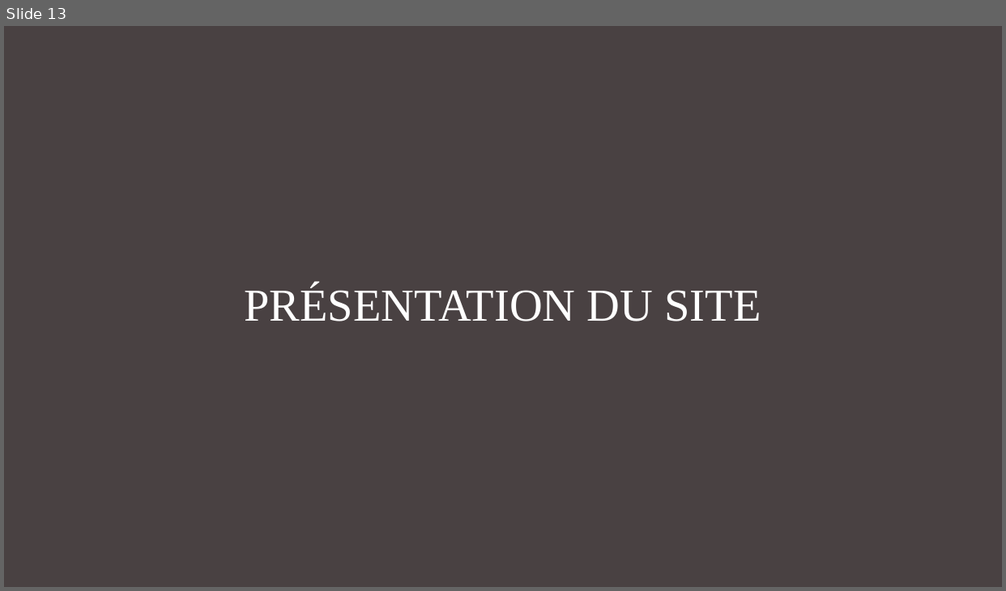
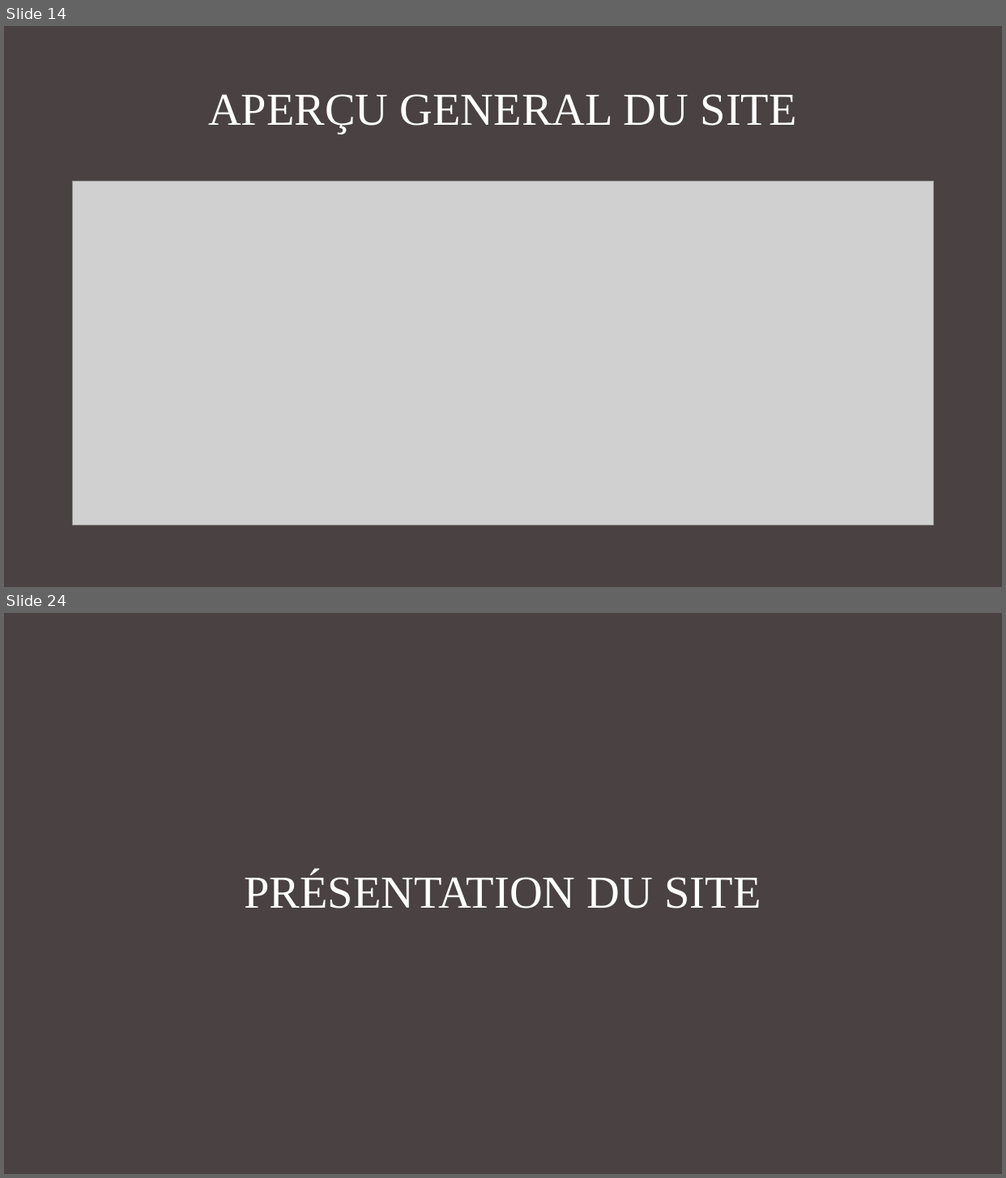
Before and after one commit to GuillaumeDupuy/G3A, a slide deck: Rapport de projet web b2.pptx. Shown one above the other, each under a label of ours: slide 13 before the commit, slides 14 and 24 after it; the slides between them are not shown. The pictures are 1006x591 and 1006x1178 pixels, drawn with LibreOffice and Linux fonts; fonts in the diff are those of the drawing; grey boxes stand for pictures. Boxes give left, top, right and bottom in pixels: in the first picture for what was removed or moved away, otherwise in the second. Text is boxed around its words. In the diff, an @@ line names an element or a change of style, - is before the commit and + after.

```diff
--- a/Rapport de projet web b2.pptx
+++ b/Rapport de projet web b2.pptx
@@ slide 14 added at (x1=4, y1=26, x2=1002, y2=587), background #494142 @@
@@ title added at (x1=208, y1=94, x2=797, y2=134), 44 pt, text #FFFFFF @@
+APERÇU GENERAL DU SITE
@@ picture added at (x1=73, y1=182, x2=934, y2=526) @@
@@ what was slide 13 is now slide 24 @@
```
Also in this commit, not shown: 1 slide changed, 11 other slides added, 1 other file.
